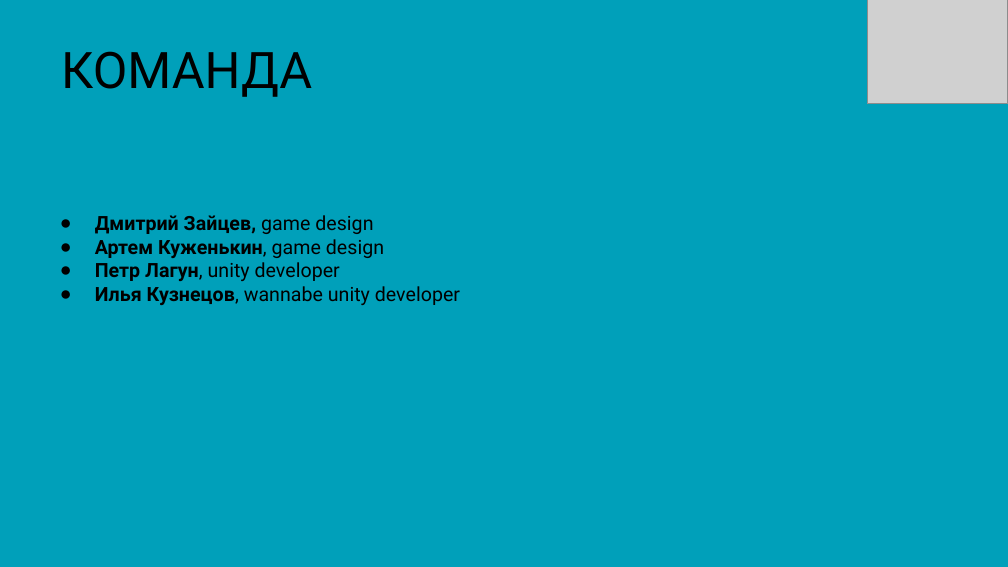
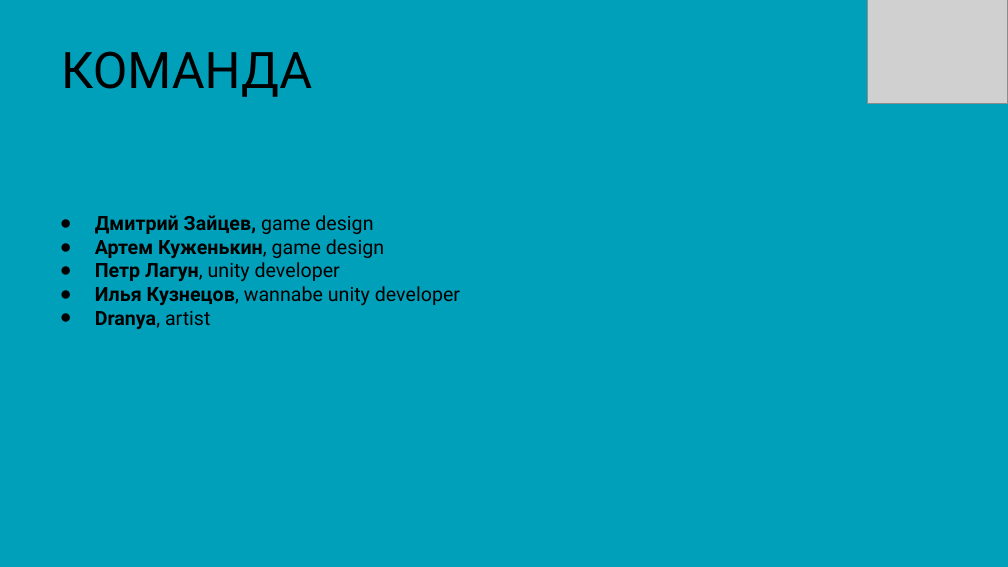
Before and after one commit to MozgMozg/transmission_lost, a slide deck: slide 3 of Documentation/GGJ 2018 _ Pitch - Transmission Lost.pptx. Drawn at 1008x567 pixels with LibreOffice and Linux fonts; fonts in the diff are those of the drawing; grey boxes stand for pictures. Boxes give left, top, right and bottom in pixels: in the first picture for what was removed or moved away, otherwise in the second. Text is boxed around its words. In the diff, an @@ line names an element or a change of style, - is before the commit and + after.

Commit message:
fixed

```diff
--- a/Documentation/GGJ 2018 _ Pitch - Transmission Lost.pptx
+++ b/Documentation/GGJ 2018 _ Pitch - Transmission Lost.pptx
@@ text at bbox=[95, 311, 211, 329]: paragraph added @@
+● Dranya, artist
```
